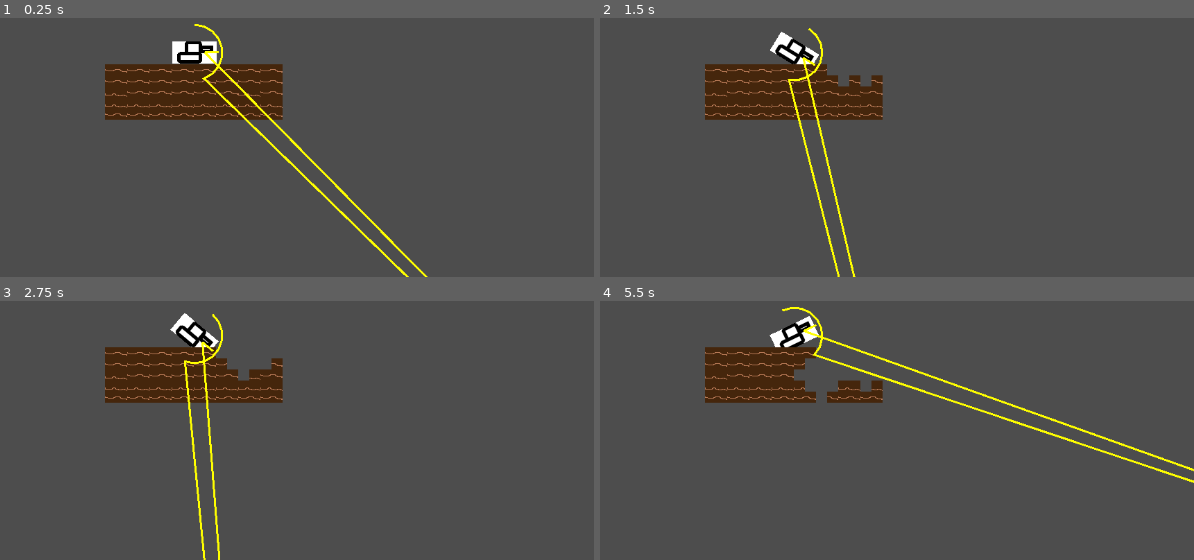
Above: before the commit, frames 1-4 (two rows, left to right).
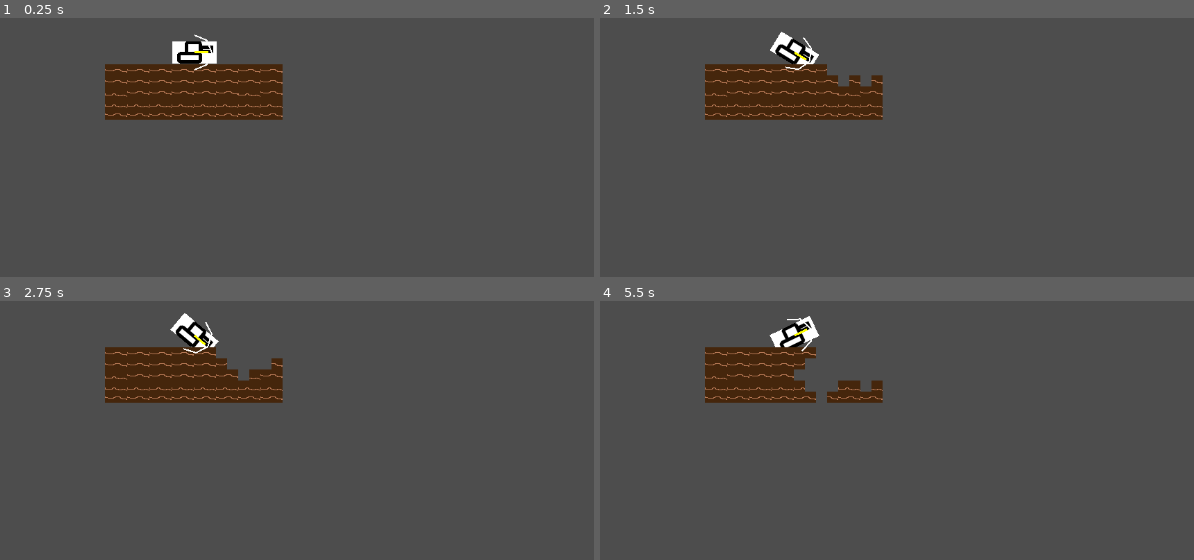
Above: after the commit, the same moments.

Repository: thomas-tahk/rogue-artillery
Game: Godot game, scene res://src/scenes/shooter.tscn
Same seed, same stepped clock (60 frames per second), same inputs: the game is played once before the commit and once after it.
Inputs:
- Up to frame 1 (0.25 s): no input
- Up to frame 2 (1.5 s): tap Enter (ui_accept) at 0.5, 0.77 s; hold Right (ui_right) 0.53-1.28 s; hold Left (ui_left) from 1.28 s (still down)
- Up to frame 3 (2.75 s): tap Enter (ui_accept) at 1.52 s; release Left (ui_left) at 2.03 s; hold Right (ui_right) from 2.03 s (still down)
- Up to frame 4 (5.5 s): tap Enter (ui_accept) at 3.02, 3.77, 4.52 s; release Right (ui_right) at 3.53 s; hold Left (ui_left) from 3.53 s (still down)

The runs differ from the first frame. In frame 1, 1.2% of the frame differs, in the area x 32-73%, y 2-100%; in frame 2, 0.9%; in frame 3, 0.9%; in frame 4, 1.6%, in the area x 30-100%, y 2-71%.

Commit message:
an imperfect angle indicator, WIP

Diff:
--- a/src/scripts/gun.gd
+++ b/src/scripts/gun.gd
@@ -2,7 +2,8 @@
 
 @onready var power_bar = $"../UI/PowerBar"
 
-@onready var angle_indicator: Line2D
+@onready var angle_arc: Line2D
+@onready var angle_needle: Line2D
 var indicator_visible: bool = true
 var is_player_turn: bool = true
 
@@ -26,11 +27,23 @@
 	# Style it
 	power_bar.show_percentage = false  # Remove that % text
 
-	angle_indicator = Line2D.new()
-	add_child(angle_indicator)
-	angle_indicator.width = 3
-	angle_indicator.default_color = Color.YELLOW
-	angle_indicator.z_index = 10
+	# angle indicator setup via 2 line2D nodes
+	angle_arc = Line2D.new()
+	angle_needle = Line2D.new()
+
+	add_child(angle_arc)
+	add_child(angle_needle)
+
+	# style the needle (background gauge)
+	angle_needle.width = 3
+	angle_needle.default_color = Color.YELLOW
+	angle_needle.z_index = 10
+
+	# style the arc (current aim direction)
+	angle_arc.width = 2
+	angle_arc.default_color = Color.WHITE
+	angle_arc.z_index = 9
+
 	update_angle_indicator()
 
 var bullet_path=preload("res://src/scenes/bullets.tscn")
@@ -96,32 +109,33 @@
 
 func update_angle_indicator():
 	if not indicator_visible or not is_player_turn:
-		angle_indicator.visible = false
+		angle_arc.visible = false
+		angle_needle.visible = false
 		return
 
-	angle_indicator.visible = true
-	angle_indicator.clear_points()
+	angle_arc.visible = true
+	angle_needle.visible = true
 
-	# Draw gauge arc (background)
-	var radius = 40
-	var arc_points = 9  # More points for smoother arc
+	# Clear both lines
+	angle_arc.clear_points()
+	angle_needle.clear_points()
+
+	# Draw the background arc (gauge)
+	var radius = 25
+	var arc_points = 5
 
 	for i in range(arc_points):
-		var arc_angle_deg = -90 + (i * 20)  # -90 to +90 in 20-degree increments
+		var arc_angle_deg = -90 + (i * 45)  # -90, -45, 0, 45, 90 degrees
 		var arc_angle_rad = deg_to_rad(arc_angle_deg)
 		var point = Vector2(cos(arc_angle_rad), sin(arc_angle_rad)) * radius
-		angle_indicator.add_point(point)
+		angle_arc.add_point(point)
 
-	# Add a small gap, then draw the needle
-	angle_indicator.add_point(Vector2(999, 999))  # Break in line (will appear as gap)
+	# Draw the needle (separate line, no crazy jumps)
+	var needle_length = 20
+	var needle_tip = Vector2(cos(aim_angle), sin(aim_angle)) * needle_length
 
-	# Draw needle pointing to current angle
-	var needle_angle_rad = aim_angle  # Your angle is already in radians
-	var needle_start = Vector2(cos(needle_angle_rad), sin(needle_angle_rad)) * 15
-	var needle_end = Vector2(cos(needle_angle_rad), sin(needle_angle_rad)) * (radius - 5)
-
-	angle_indicator.add_point(needle_start)
-	angle_indicator.add_point(needle_end)
+	angle_needle.add_point(Vector2.ZERO)  # Start at center
+	angle_needle.add_point(needle_tip)    # End at tip
 
 # Functions to control indicator visibility (for future turn system)
 func show_angle_indicator():
@@ -130,7 +144,8 @@
 
 func hide_angle_indicator():
 	indicator_visible = false
-	angle_indicator.visible = false
+	angle_arc.visible = false
+	angle_needle.visible = false
 
 func set_player_turn(is_turn: bool):
 	is_player_turn = is_turn
